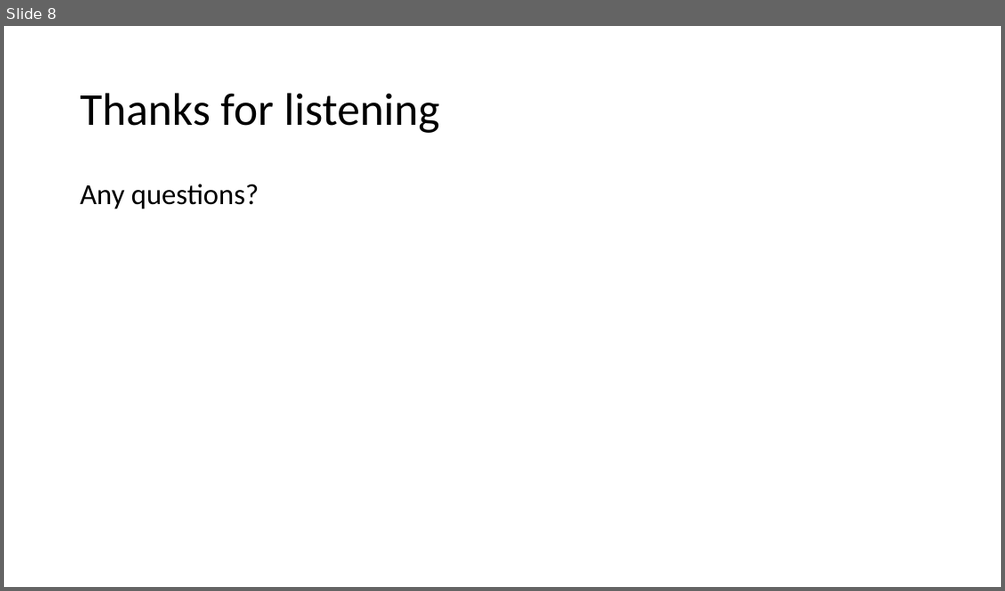
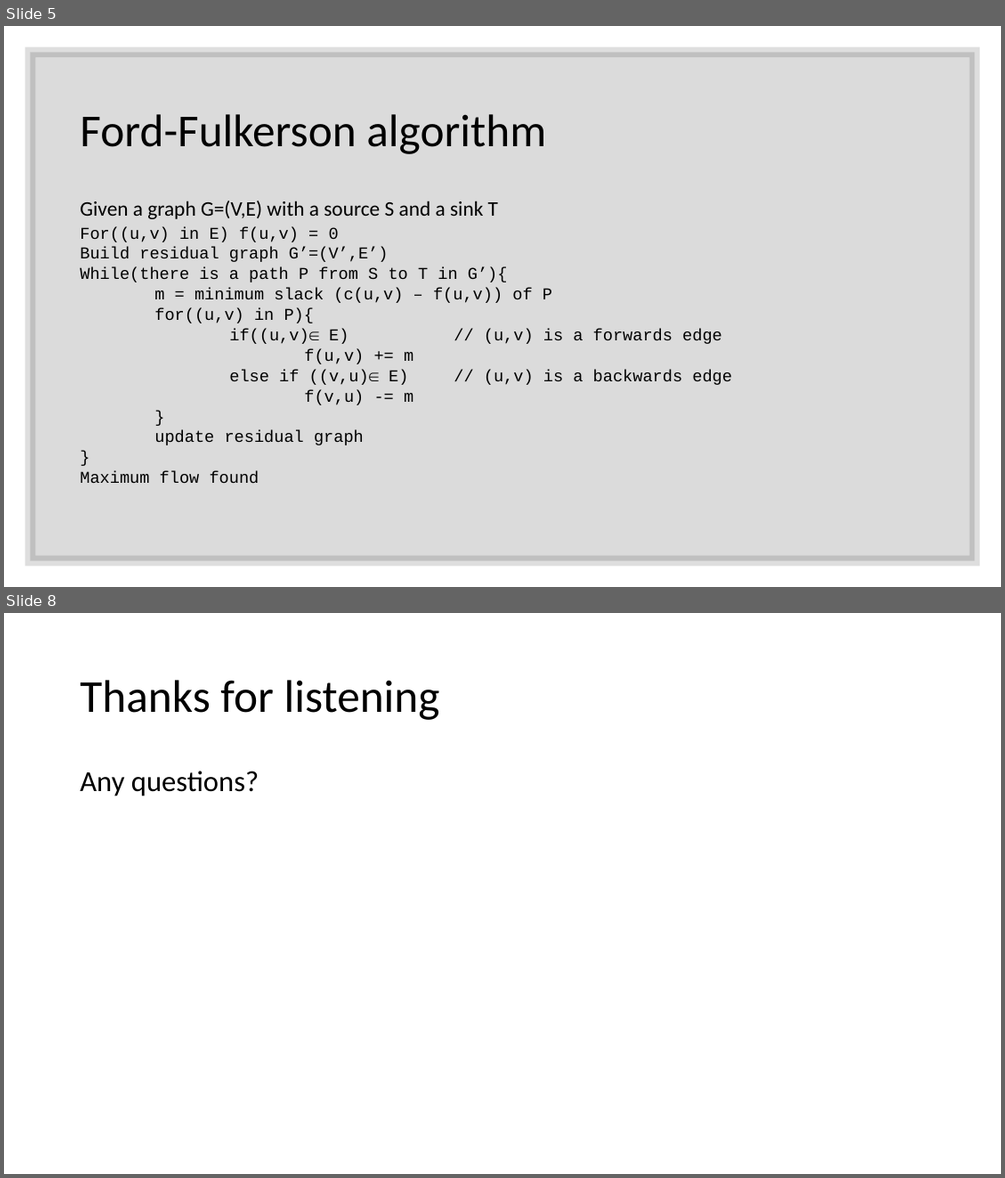
Before and after one commit to LMacPhail/ford-fulkerson, a slide deck: presentation-slides.pptx. Shown one above the other, each under a label of ours: slide 8 before the commit, slides 5 and 8 after it; the slides between them are not shown. The pictures are 1005x591 and 1005x1178 pixels, drawn with LibreOffice and Linux fonts; fonts in the diff are those of the drawing. Boxes give left, top, right and bottom in pixels: in the first picture for what was removed or moved away, otherwise in the second. Text is boxed around its words. In the diff, an @@ line names an element or a change of style, - is before the commit and + after.

```diff
--- a/presentation-slides.pptx
+++ b/presentation-slides.pptx
@@ slide 5 added at (x1=4, y1=26, x2=1001, y2=587), background #FFFFFF @@
@@ rectangle added at (x1=30, y1=52, x2=975, y2=561), fill #000000 at 14% opacity, outline #262626 10 pt @@
@@ title added at (x1=80, y1=114, x2=546, y2=154), 44 pt, text #000000 @@
+Ford-Fulkerson algorithm
@@ text added at (x1=80, y1=200, x2=732, y2=483), 16 pt, text #000000 @@
+Given a graph G=(V,E) with a source S and a sink T
+For((u,v) in E) f(u,v) = 0
+Build residual graph G’=(V’,E’)
+While(there is a path P from S to T in G’){
+m = minimum slack (c(u,v) – f(u,v)) of P
+for((u,v) in P){
+if((u,v)∈ E) // (u,v) is a forwards edge
+f(u,v) += m
+else if ((v,u)∈ E) // (u,v) is a backwards edge
+f(v,u) -= m
+}
+update residual graph
+}
+Maximum flow found
```
Also in this commit, not shown: 6 slides changed, 1 slide removed, 3 other files.
